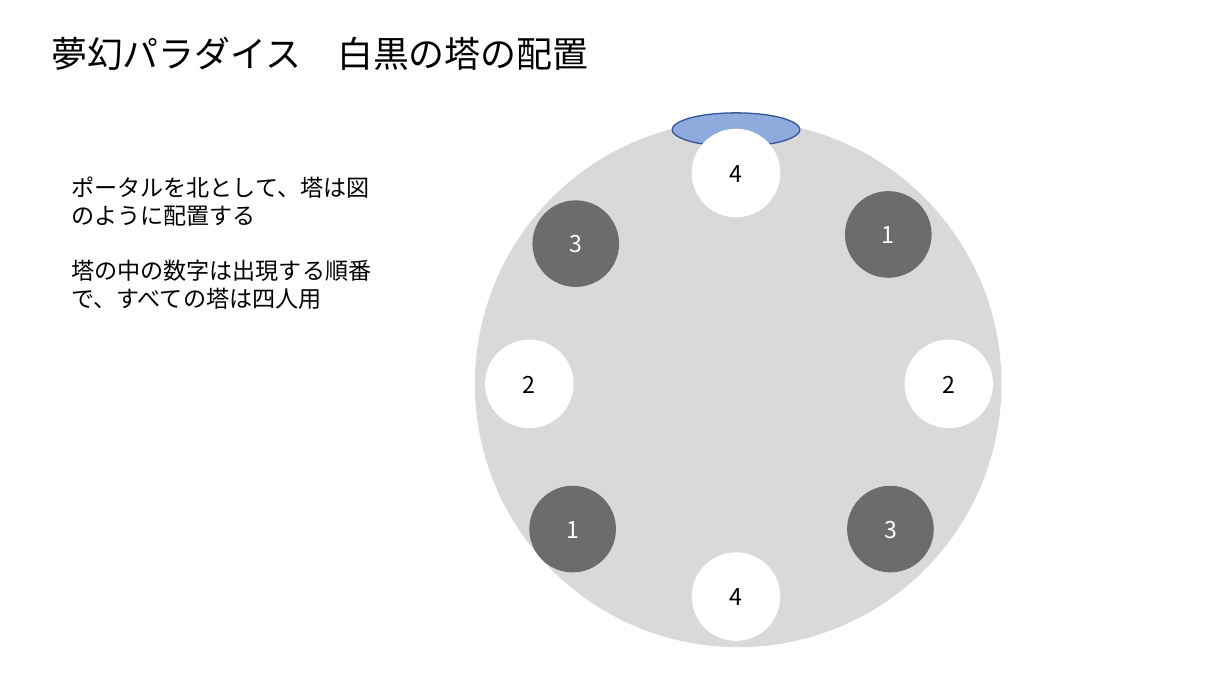
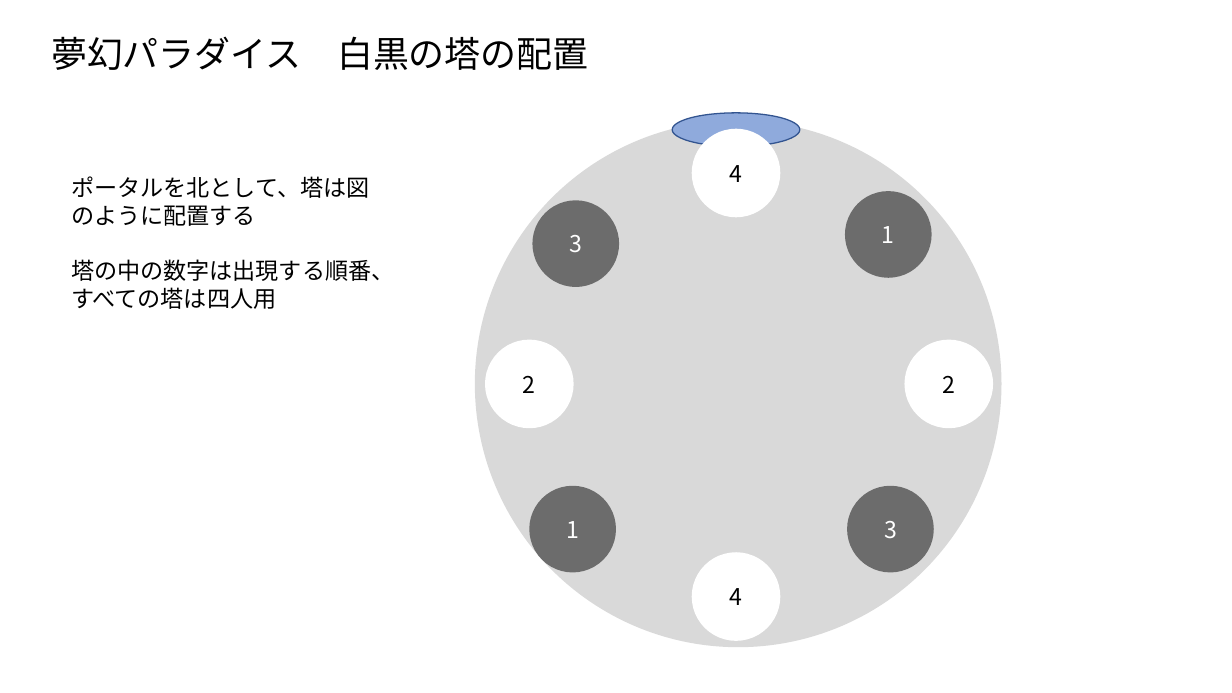
Before and after one commit to tufuchipaji/Tiera, a slide deck: slide 22 of 机制图示.pptx. Drawn at 1232x693 pixels with LibreOffice and Linux fonts; fonts in the diff are those of the drawing. Boxes give left, top, right and bottom in pixels: in the first picture for what was removed or moved away, otherwise in the second. Text is boxed around its words. In the diff, an @@ line names an element or a change of style, - is before the commit and + after.

```diff
--- a/机制图示.pptx
+++ b/机制图示.pptx
@@ text at <box>71,259,394,309</box>: text changed @@
-塔の中の数字は出現する順番で、すべての塔は四人用
+塔の中の数字は出現する順番、すべての塔は四人用
```
Also in this commit, not shown: 13 other slides changed, 2 other files.
